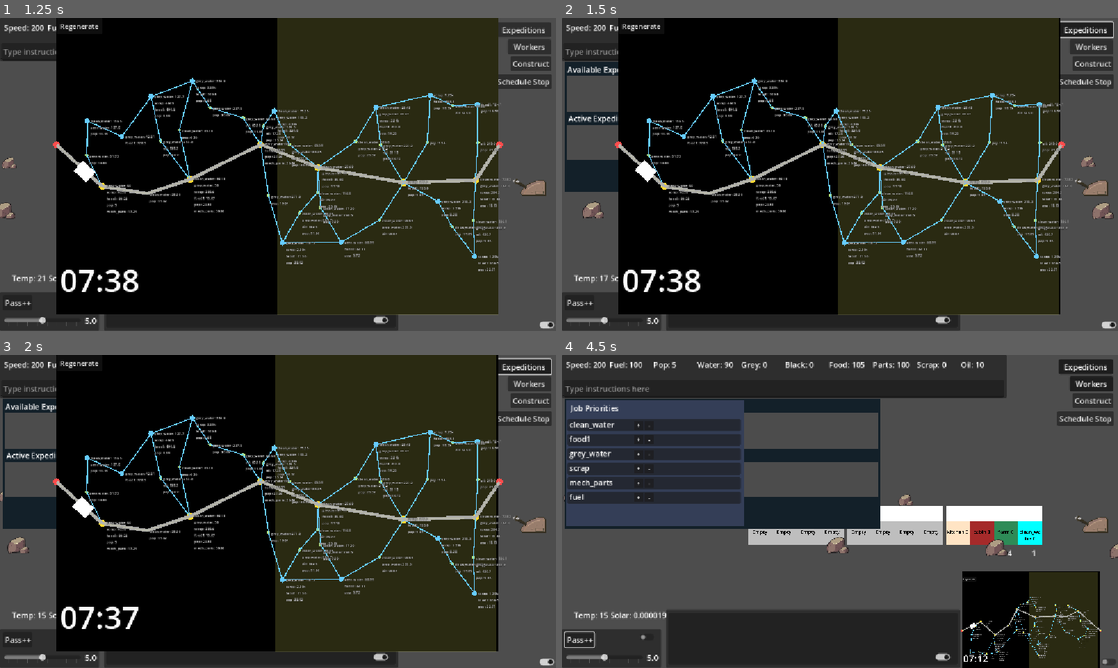
Above: before the commit, frames 1-4 (two rows, left to right).
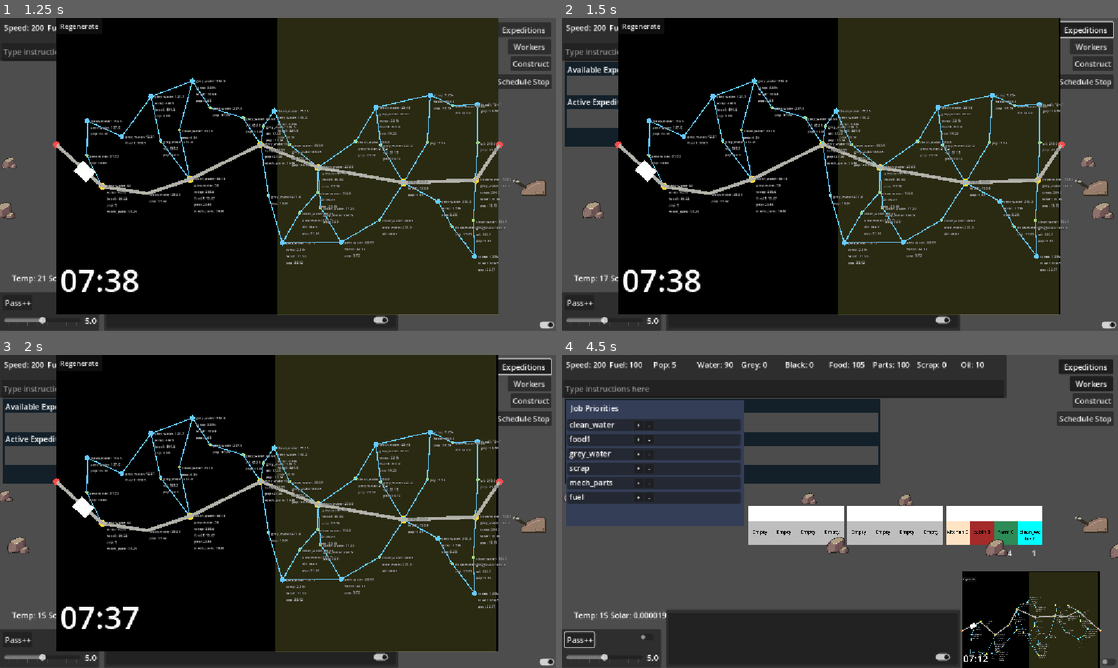
Above: after the commit, the same moments.

Repository: Sphinx111/ed_and_morgs_train_builder
Game: Godot game, scene res://Scenes/traincar.tscn
Same seed, same stepped clock (60 frames per second), same inputs: the game is played once before the commit and once after it.
Inputs (mouse positions are in pixels of both pictures, inside the frame that each line leads up to):
- Up to frame 1 (1.25 s): click (222, 52) at 0.52 s; type "12" at 0.6 s
- Up to frame 2 (1.5 s): click "Expeditions" at 1.25 s
- Up to frame 3 (2 s): no input
- Up to frame 4 (4.5 s): click "Workers" at 2 s; click "Regenerate" at 2.75 s; click "Pass++" at 3.5 s; click (1106, 661) at 4.25 s

Frame 1 is identical in both runs. In frame 2, 2.3% of the frame differs, in the area x 0-11%, y 24-56%; in frame 3, 2.3%; in frame 4, 6.4%, in the area x 0-58%, y 24-56%.

Commit message:
Expeditions window resizing

Diff:
--- a/Scenes/expeditions_controller.gd
+++ b/Scenes/expeditions_controller.gd
@@ -8,8 +8,18 @@
 var selectedTrain : Train = null
 var active_expeditions_panel : Panel = null
 var available_expeditions_panel : Panel = null
+var available_label : Label = null
+var active_label : Label = null
+
 const height_of_option : float = 31.0
 const separation_between_options : float = 4.0
+const panel_margin : float = 4.0
+const bottom_control_padding : float = 40.0
+const section_label_height : float = 23.0
+const section_label_gap : float = 3.0
+const section_spacing : float = 2.0
+const outer_panel_width : float = 652.0
+const inner_panel_width : float = 644.0
 
 signal expeditions_finished
 signal expeditions_started
@@ -17,6 +27,8 @@
 func _ready():
 	active_expeditions_panel = get_node("ActiveExpeditionsPanel")
 	available_expeditions_panel = get_node("OptionsPanel")
+	available_label = get_node("Label")
+	active_label = get_node("Label2")
 	selectedTrain = get_parent().selectedTrain
 
 	expeditions_finished.connect(selectedTrain.receive_expeditions_finished_signal)
@@ -24,13 +36,42 @@
 
 	refresh_options()
 
+func _panel_height_for_count(count : int) -> float:
+	return (count * (height_of_option + separation_between_options)) + separation_between_options
+
+func _update_panel_layout() -> void:
+	var option_count : int = maxi(1, options_available.size())
+	var active_count : int = clampi(maxi(1, expeditions_active.size()), 1, Globals.MAX_EXPEDITIONS)
+
+	var options_height : float = _panel_height_for_count(option_count)
+	var active_height : float = _panel_height_for_count(active_count)
+
+	var y : float = panel_margin
+	available_label.position = Vector2(panel_margin, y)
+	y += section_label_height + section_label_gap
+
+	available_expeditions_panel.position = Vector2(panel_margin, y)
+	available_expeditions_panel.size = Vector2(inner_panel_width, options_height)
+	y += options_height + section_spacing
+
+	active_label.position = Vector2(panel_margin, y)
+	y += section_label_height + section_label_gap
+
+	active_expeditions_panel.position = Vector2(panel_margin, y)
+	active_expeditions_panel.size = Vector2(inner_panel_width, active_height)
+	y += active_height + bottom_control_padding
+
+	size = Vector2(outer_panel_width, y)
+
 func refresh_options():
+	options_available.clear()
 	var result : Dictionary[String, MapResourceContainer] = selectedTrain.worldMap.query_resource_types()
 	var resource_types_in_range : Array[String] = result.keys()
 	for child in available_expeditions_panel.get_children():
 		if child is ExpeditionOption:
 			child.queue_free()
 
+	var option_index : int = 0
 	for i in range(resource_types_in_range.size()):
 		var resourceType : String = resource_types_in_range[i]
 		var expedition_name : String = ""
@@ -47,7 +88,10 @@
 			var newOption : ExpeditionOption = ExpeditionOption.new_expedition(expedition_name, resourceType, result.get(resourceType))
 			options_available.append(newOption)
 			available_expeditions_panel.add_child(newOption)
-			newOption.position.y = (i * (height_of_option + separation_between_options)) + separation_between_options
+			newOption.position.y = (option_index * (height_of_option + separation_between_options)) + separation_between_options
+			option_index += 1
+
+	_update_panel_layout()
 
 func dispatch_expedition(typeToStart : ExpeditionOption) -> int:
 	# an expidition can only be launched when the train is stopped
@@ -63,6 +107,9 @@
 	if can_launch == false:
 		return Globals.NO_RESOURCES
 
+	if expeditions_active.size() >= Globals.MAX_EXPEDITIONS:
+		return Globals.EXCEEDS_MAX_EXPEDITIONS
+
 	if expeditions_active.size() == 0:
 		expeditions_started.emit()
 
@@ -77,8 +124,13 @@
 	var new_expedition : ActiveExpedition = ActiveExpedition.new_expedition(index_to_use, typeToStart, passengersArray)
 	expeditions_active.append(new_expedition)
 	active_expeditions_panel.add_child(new_expedition)
-	new_expedition.position.y = ((expeditions_active.size() - 1) * (height_of_option + separation_between_options)) + separation_between_options
+	_reposition_active_expeditions()
+	_update_panel_layout()
 	return Globals.RESULT_OK
+
+func _reposition_active_expeditions() -> void:
+	for i in range(expeditions_active.size()):
+		expeditions_active[i].position.y = (i * (height_of_option + separation_between_options)) + separation_between_options
 
 func train_tick():
 	var initial_count : int = expeditions_active.size()
@@ -89,10 +141,15 @@
 			complete_expedition(expedition)
 			expeditions_awaiting_cleanup.append(expedition)
 
+	var cleanup_count : int = expeditions_awaiting_cleanup.size()
 	for toDelete in expeditions_awaiting_cleanup:
 		expeditions_active.erase(toDelete)
 		toDelete.queue_free()
 	expeditions_awaiting_cleanup = []
+
+	if cleanup_count > 0:
+		_reposition_active_expeditions()
+		_update_panel_layout()
 
 	if initial_count > 0 and expeditions_active.size() == 0:
 		expeditions_finished.emit()              ## If we have just finished all expeditions, emit a signal
@@ -107,3 +164,5 @@
 	if expeditions_active.size() == 0:
 		expeditions_finished.emit()
 	abandoned.queue_free()
+	_reposition_active_expeditions()
+	_update_panel_layout()
--- a/Scenes/expeditions_panel.tscn
+++ b/Scenes/expeditions_panel.tscn
@@ -13,7 +13,7 @@
 offset_left = 7.0
 offset_top = 91.0
 offset_right = 659.0
-offset_bottom = 361.0
+offset_bottom = 208.0
 size_flags_vertical = 3
 theme_override_styles/panel = SubResource("StyleBoxFlat_sj53q")
 script = ExtResource("1_bmukf")
@@ -29,9 +29,9 @@
 [node name="Label2" type="Label" parent="."]
 layout_mode = 0
 offset_left = 6.0
-offset_top = 105.0
+offset_top = 71.0
 offset_right = 96.0
-offset_bottom = 128.0
+offset_bottom = 94.0
 text = "Active Expeditions"
 
 [node name="OptionsPanel" type="Panel" parent="."]
@@ -39,13 +39,13 @@
 offset_left = 4.0
 offset_top = 30.0
 offset_right = 648.0
-offset_bottom = 103.0
+offset_bottom = 69.0
 theme_override_styles/panel = SubResource("StyleBoxFlat_o0k6p")
 
 [node name="ActiveExpeditionsPanel" type="Panel" parent="."]
 layout_mode = 0
 offset_left = 4.0
-offset_top = 131.0
+offset_top = 97.0
 offset_right = 648.0
-offset_bottom = 204.0
+offset_bottom = 136.0
 theme_override_styles/panel = SubResource("StyleBoxFlat_o0k6p")
--- a/globals.gd
+++ b/globals.gd
@@ -76,6 +76,7 @@
 
 # Expedition Variables
 const max_expedition_size : int = 10      # Maximum passengers who can take part in an expedition
+const MAX_EXPEDITIONS : int = 4           # Maximum concurrent active expeditions
 
 # Common icon textures to use for Sprites
 const water_texture : Texture2D = preload("res://images/Water_Icon.png")
@@ -94,6 +95,7 @@
 const USE_BOTH = 5
 const USE_EITHER = 6
 const EXCEEDS_MAX_SPEED = 7
+const EXCEEDS_MAX_EXPEDITIONS = 8
 const CUSTOMERS_FULL = 0
 const CUSTOMERS_HAS_SPACE = 1
 const WORKERS_FULL = 0
